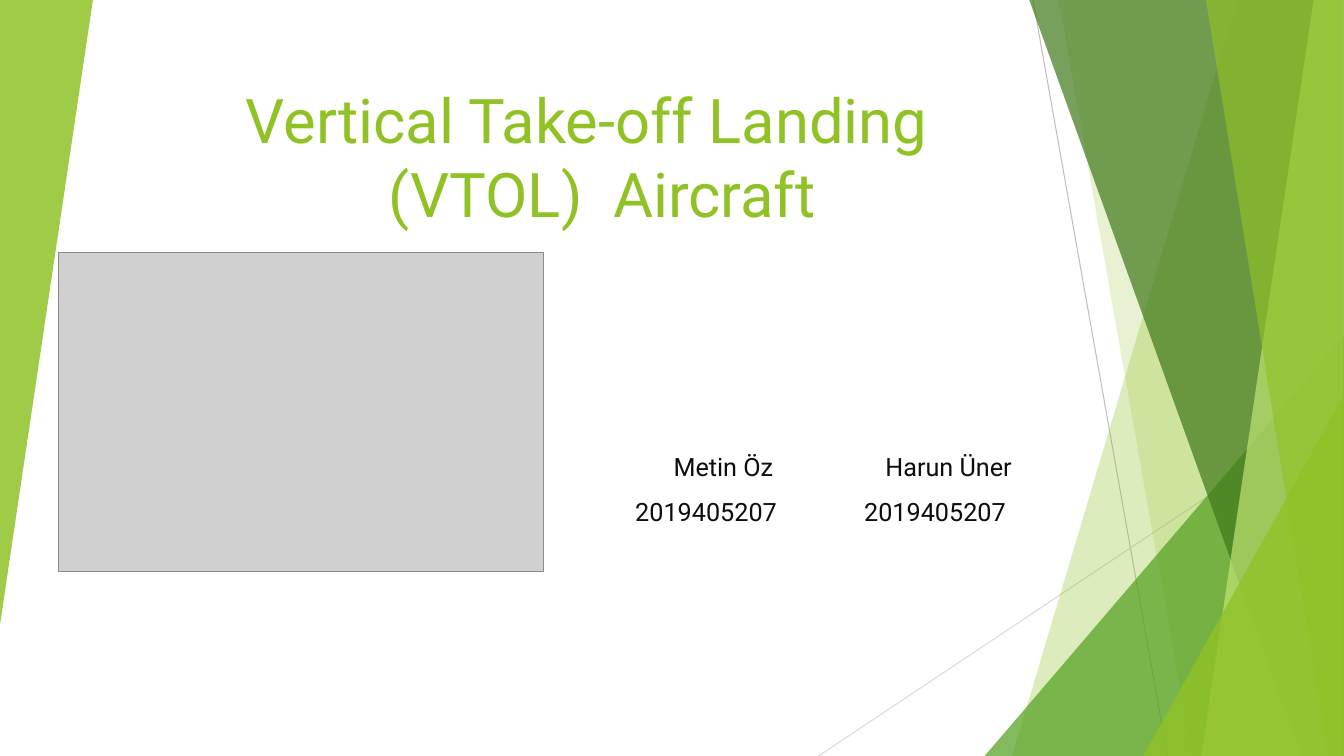
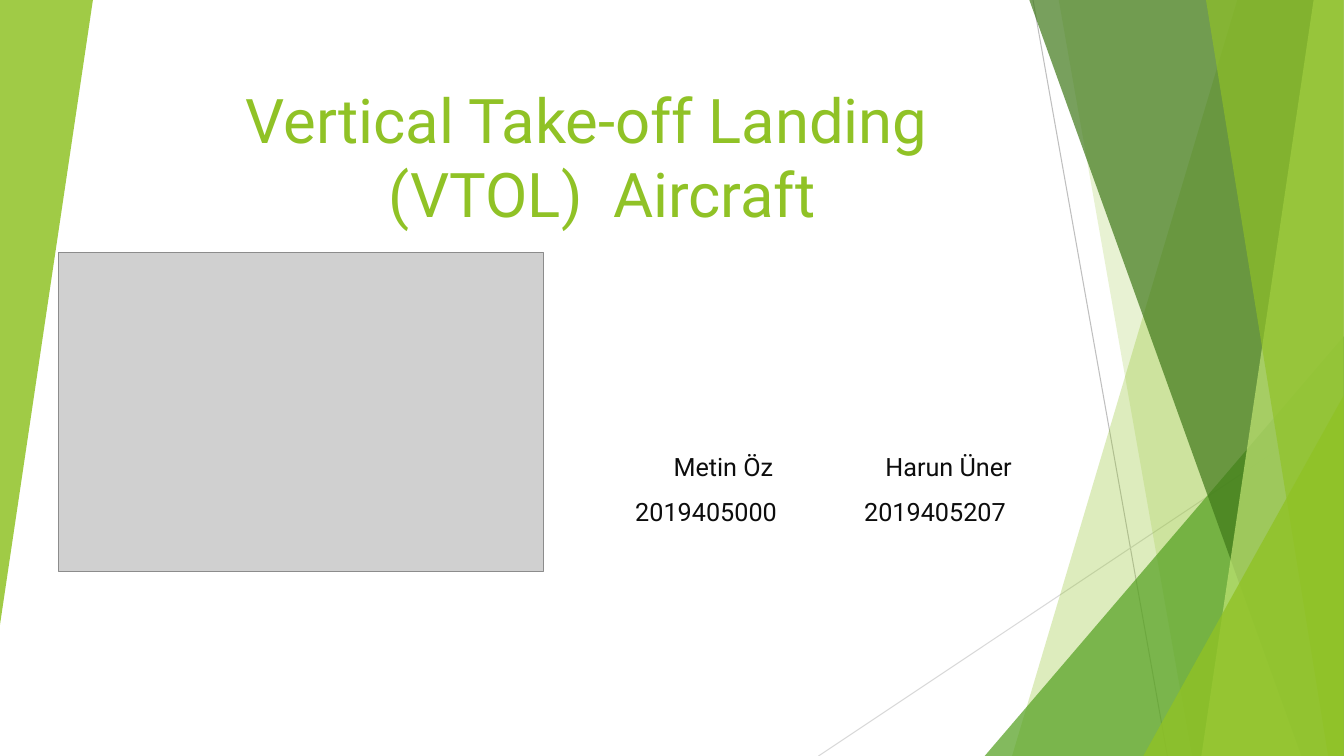
Before and after one commit to metinoxy/VTOL, a slide deck: slide 1 of Course Materials/Presentation.pptx. Drawn at 1344x756 pixels with LibreOffice and Linux fonts; fonts in the diff are those of the drawing; grey boxes stand for pictures. Boxes give left, top, right and bottom in pixels: in the first picture for what was removed or moved away, otherwise in the second. Text is boxed around its words. In the diff, an @@ line names an element or a change of style, - is before the commit and + after.

```diff
--- a/Course Materials/Presentation.pptx
+++ b/Course Materials/Presentation.pptx
@@ subtitle at box(635, 503, 1006, 522): text changed @@
-2019405207 2019405207
+2019405000 2019405207
```
Also in this commit, not shown: 5 other slides changed, 5 slides added, 4 slides removed.
